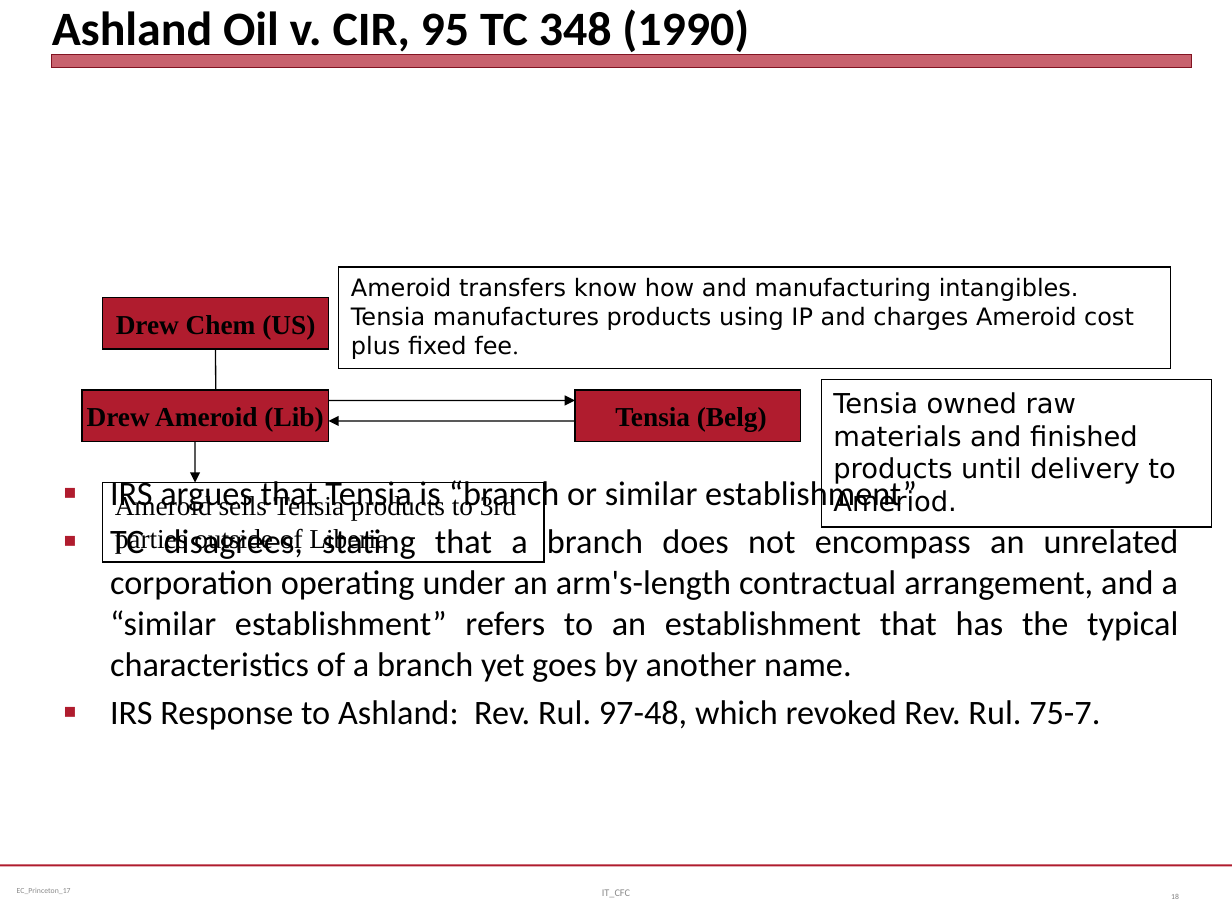
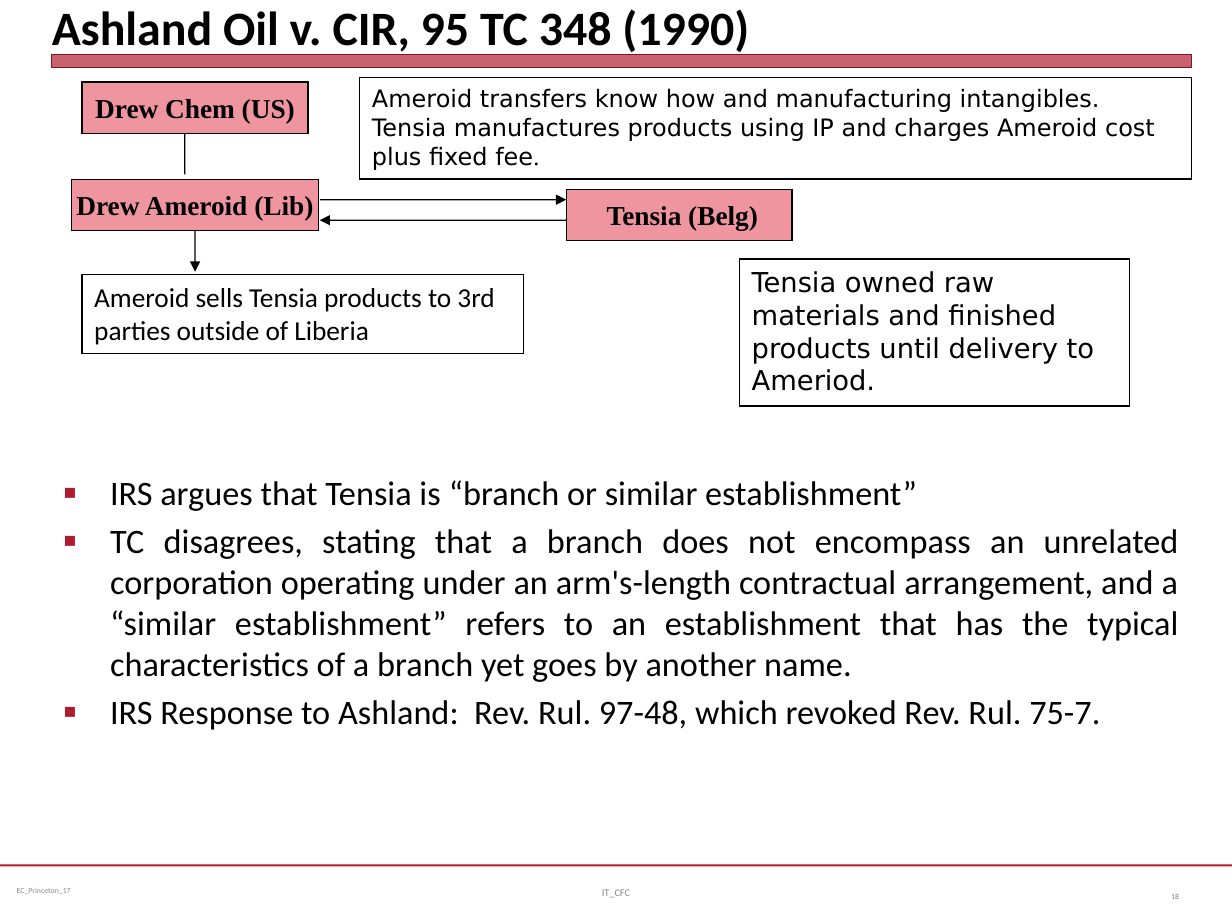
Before and after one commit to jmc877/International-Tax, a slide deck: slide 18 of slides/IT_CFC_17.pptx. Drawn at 1232x924 pixels with LibreOffice and Linux fonts; fonts in the diff are those of the drawing. Boxes give left, top, right and bottom in pixels: in the first picture for what was removed or moved away, otherwise in the second. Text is boxed around its words. In the diff, an @@ line names an element or a change of style, - is before the commit and + after.

```diff
--- a/slides/IT_CFC_17.pptx
+++ b/slides/IT_CFC_17.pptx
@@ fill #B01C2E to #EE95A0 in 3 elements at [567, 190, 792, 241], [71, 180, 318, 232], [83, 83, 308, 134] @@
@@ rectangle "Drew Chem (US)": place and size @@
-rectangle "Drew Chem (US)" at [102, 298, 328, 350]
+rectangle "Drew Chem (US)" at [83, 83, 308, 134]
@@ rectangle "Ameroid transfers know how and ...": place and size @@
-rectangle "Ameroid transfers know how and ..." at [339, 267, 1170, 368]
+rectangle "Ameroid transfers know how and ..." at [360, 78, 1191, 179]
@@ line moved from (216, 349) - (216, 391) to (185, 133) - (185, 175) @@
@@ rectangle "Drew Ameroid (Lib)": place and size @@
-rectangle "Drew Ameroid (Lib)" at [83, 391, 329, 442]
+rectangle "Drew Ameroid (Lib)" at [71, 180, 318, 232]
@@ arrow moved from (195, 441) - (195, 483) to (195, 230) - (195, 272) @@
@@ 2 arrows, 1 rectangle: place and size @@
-2 arrows, 1 rectangle at [329, 391, 801, 442]
+2 arrows, 1 rectangle at [320, 190, 792, 241]
@@ rectangle "Tensia owned raw materials and ...": place and size @@
-rectangle "Tensia owned raw materials and ..." at [822, 379, 1212, 526]
+rectangle "Tensia owned raw materials and ..." at [739, 259, 1130, 405]
@@ rectangle "Ameroid sells Tensia products to ...": place and size @@
-rectangle "Ameroid sells Tensia products to ..." at [102, 483, 543, 563]
+rectangle "Ameroid sells Tensia products to ..." at [83, 275, 524, 355]
@@ rectangle "Ameroid sells Tensia products to ..." at [83, 275, 524, 355]: font Times New Roman to Calibri @@
```
Also in this commit, not shown: 5 other slides changed, 6 other files.
